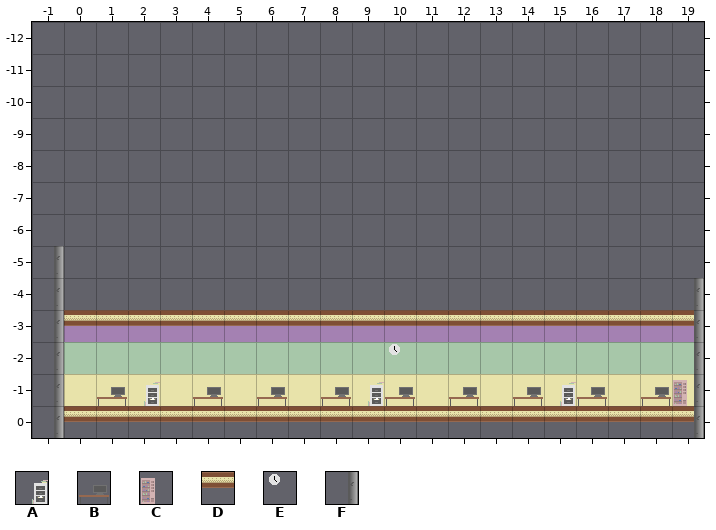
One commit to this Tiled map: Assets/Tiled/Tilemaps/GameWorldBaby.tmx. The picture above was drawn from the file before the commit.
Cells are 32x32 px. Shown: x -1..19, y -12..0.
Key: from "Office Tileset": A 0, B 1, C 2, D 16, E 45, F 61.
_ is an empty cell.
Layers that did not change in this view are not listed.
Layer "Decoration" before, first column x -1:
-12 _____________________
-11 _____________________
-10 _____________________
 -9 _____________________
 -8 _____________________
 -7 _____________________
 -6 _____________________
 -5 _____________________
 -4 _____________________
 -3 _____________________
 -2 ___________E_________
 -1 __BA_B_B_BAB_B_BAB_BC
  0 _____________________
Layer "Floors" before, first column x -1:
-12 _____________________
-11 _____________________
-10 _____________________
 -9 _____________________
 -8 _____________________
 -7 _____________________
 -6 _____________________
 -5 _____________________
 -4 _____________________
 -3 _DDDDDDDDDDDDDDDDDDDD
 -2 _____________________
 -1 _____________________
  0 _DDDDDDDDDDDDDDDDDDDD
Layer "Outer Walls" before, first column x -1:
-12 _____________________
-11 _____________________
-10 _____________________
 -9 _____________________
 -8 _____________________
 -7 _____________________
 -6 _____________________
 -5 F____________________
 -4 F___________________F
 -3 F___________________F
 -2 F___________________F
 -1 F___________________F
  0 F___________________F
After the commit:
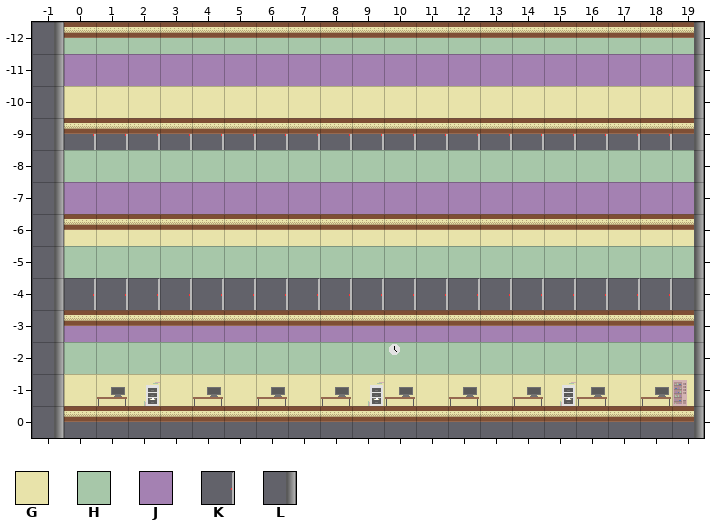
Further tiles: from "Office Tileset": G 30, H 31, J 32, K 33, L 46.
Changes in this commit:
Changed rows in their new state; . is an unchanged cell.
Layer "Decoration":
first column x 0:
-12 HHHHHHHHHHHHHHHHHHHH
-11 JJJJJJJJJJJJJJJJJJJJ
-10 GGGGGGGGGGGGGGGGGGGG
 -9 KKKKKKKKKKKKKKKKKKKK
 -8 HHHHHHHHHHHHHHHHHHHH
 -7 JJJJJJJJJJJJJJJJJJJJ
 -6 GGGGGGGGGGGGGGGGGGGG
 -5 HHHHHHHHHHHHHHHHHHHH
 -4 KKKKKKKKKKKKKKKKKKK.
Layer "Floors":
first column x 0:
-12 DDDDDDDDDDDDDDDDDDDD
 -9 DDDDDDDDDDDDDDDDDDDD
 -6 DDDDDDDDDDDDDDDDDDDD
Layer "Outer Walls":
first column x -1:
-12 L...................L
-11 L...................L
-10 L...................L
 -9 L...................L
 -8 L...................L
 -7 L...................L
 -6 L...................L
 -5 ....................L
Pixel boxes of the changes (left, top, right, bottom) in both pictures:
added: (54, 22, 704, 310)
